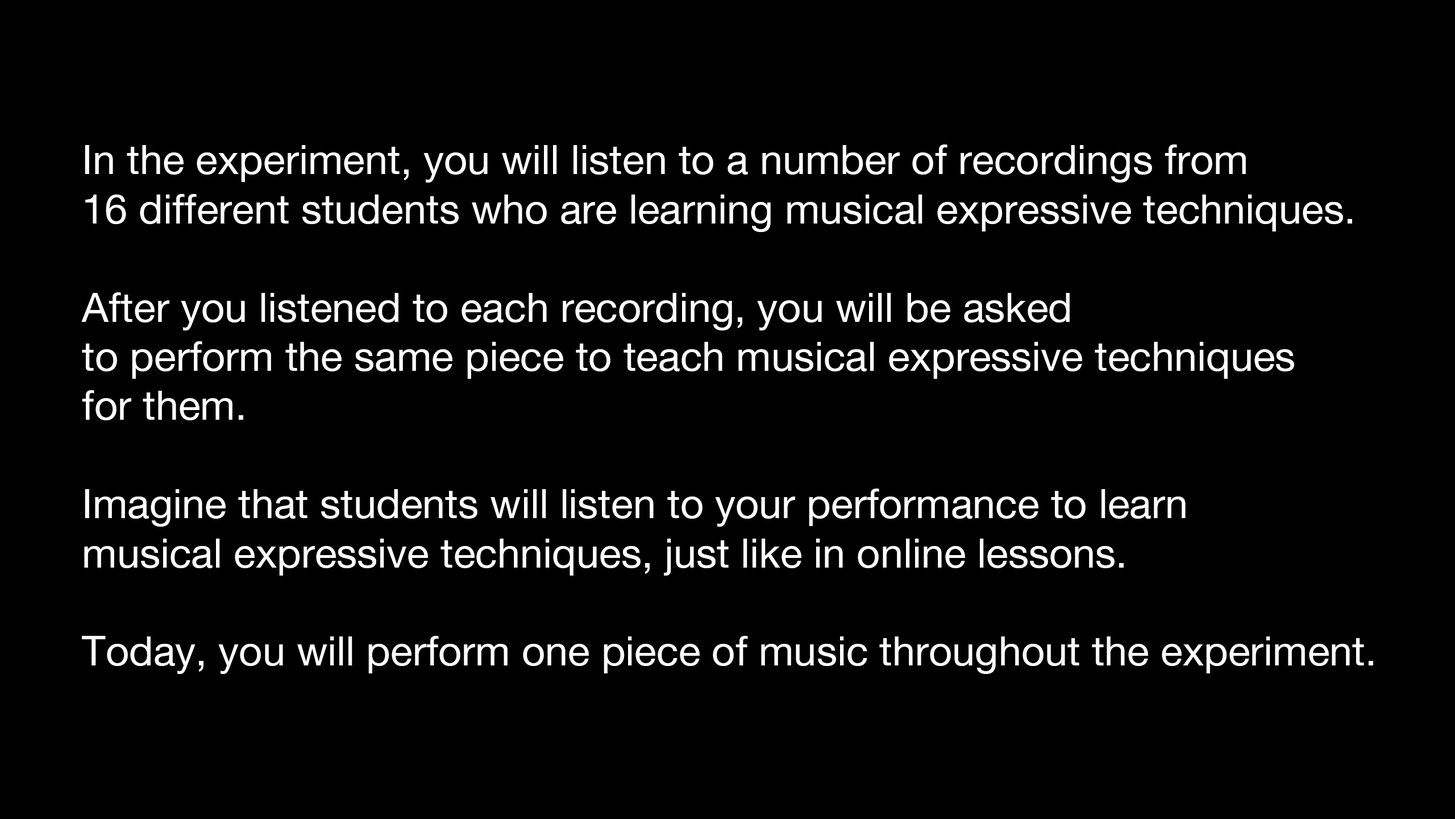
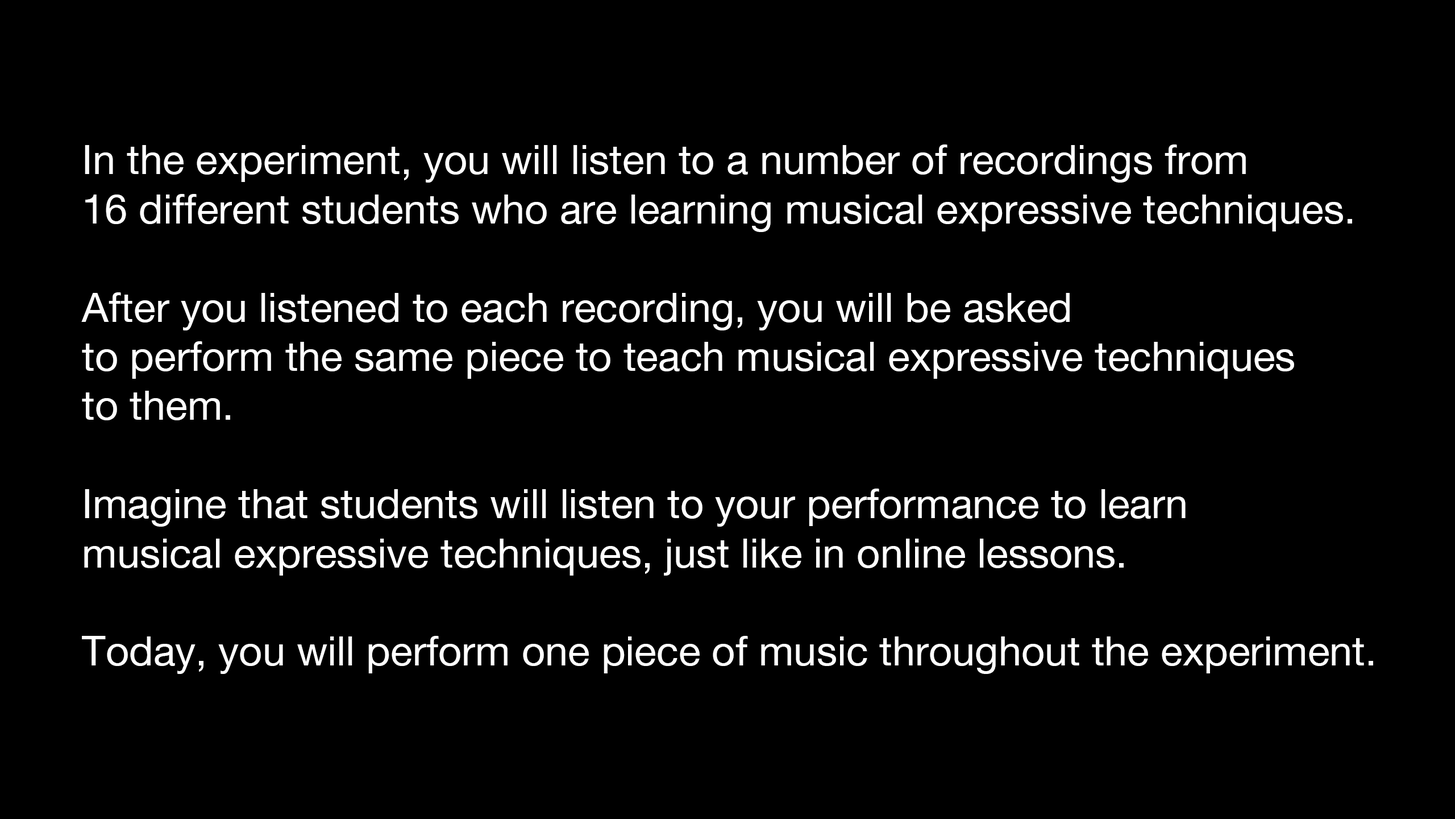
The second 1455×819 image is a revision of the first. Changes to its layers:
painted on "In the experiment, you will listen to a number of recordings fr" over [81, 389, 244, 421]
